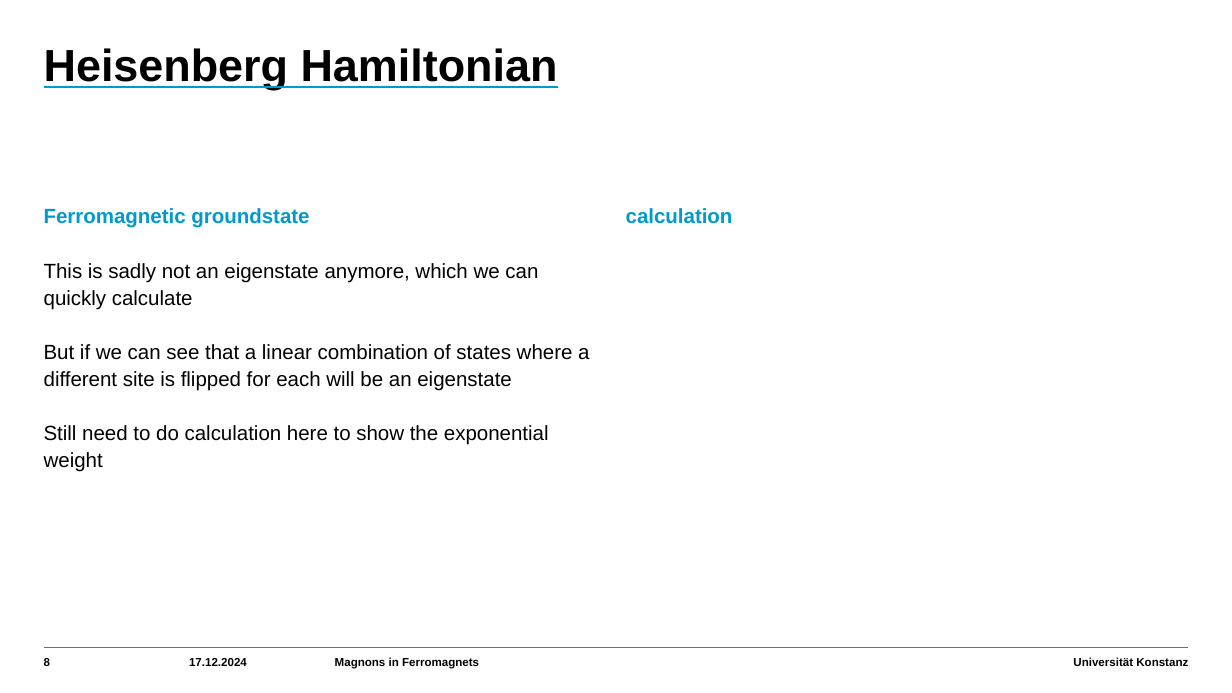
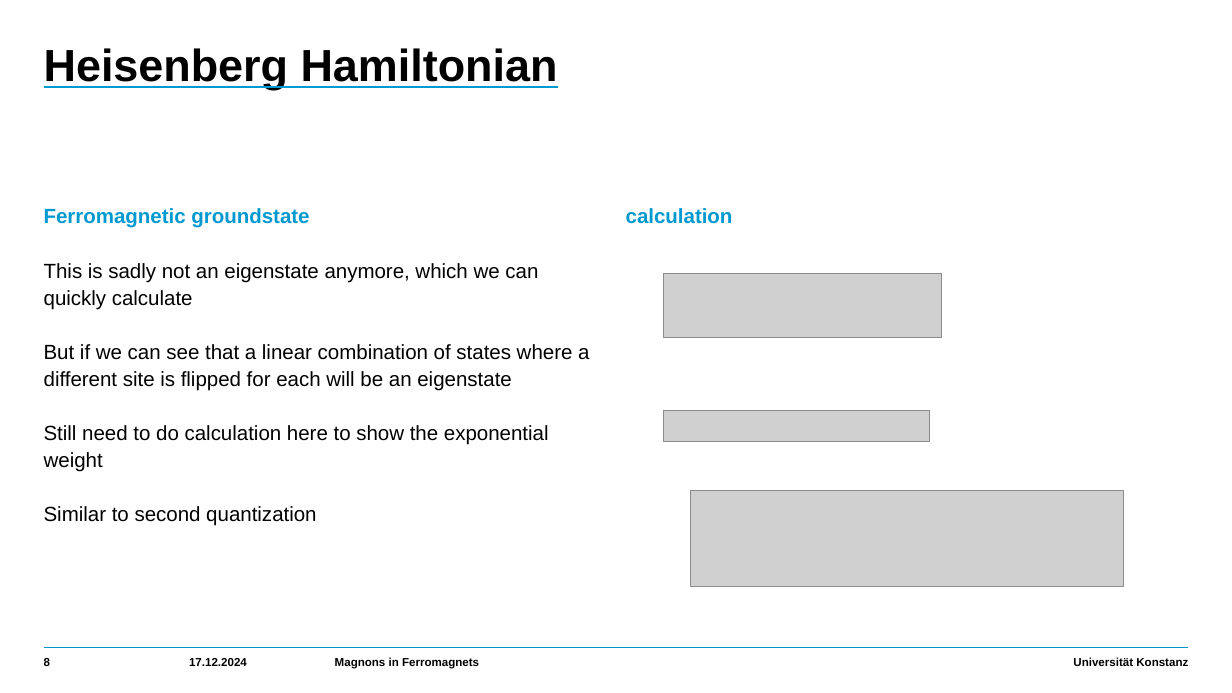
Before and after one commit to HolykingJulex/SeminarSaM, a slide deck: slide 8 of Vortrag.pptx. Drawn at 1232x693 pixels with LibreOffice and Linux fonts; fonts in the diff are those of the drawing; grey boxes stand for pictures. Boxes give left, top, right and bottom in pixels: in the first picture for what was removed or moved away, otherwise in the second. Text is boxed around its words. In the diff, an @@ line names an element or a change of style, - is before the commit and + after.

```diff
--- a/Vortrag.pptx
+++ b/Vortrag.pptx
@@ picture added at (664, 274, 942, 337) @@
@@ picture added at (664, 411, 931, 442) @@
@@ text at (44, 506, 316, 526): paragraph added @@
+  Similar to second quantization
@@ picture added at (690, 491, 1124, 586) @@
```
Also in this commit, not shown: 6 other slides changed, 2 slides added.
